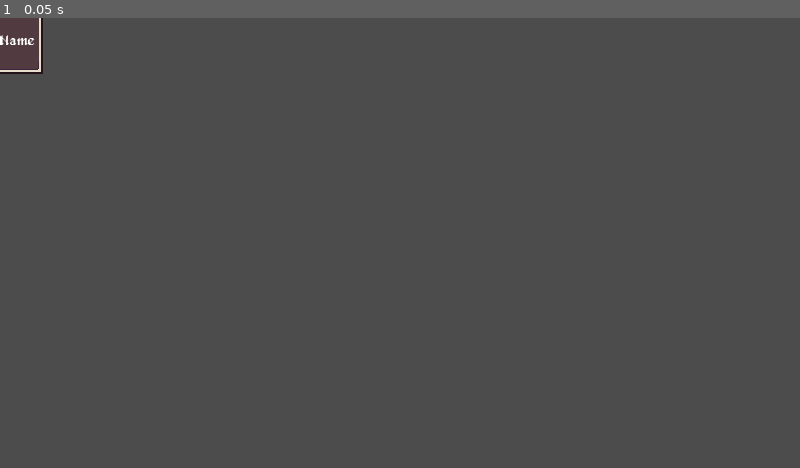
Above: before the commit, frame 1.
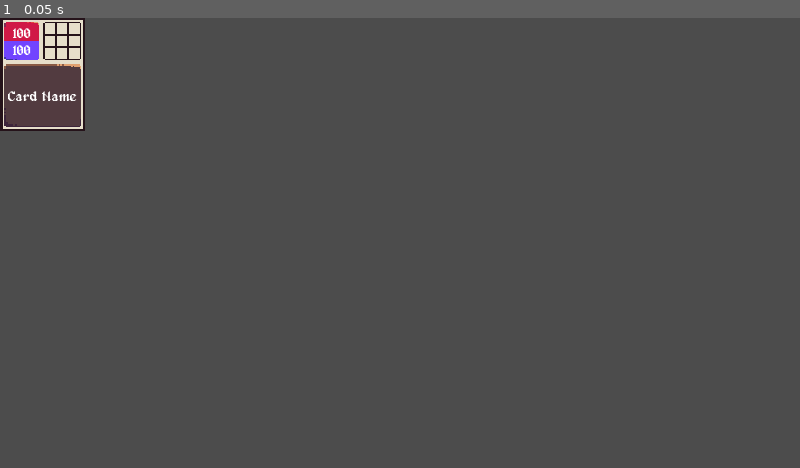
Above: after the commit, the same moment.

Repository: erik-lance/Shiba-Fighters
Game: Godot game, scene res://scenes/ui/card.tscn
The game is run twice, just before and just after one commit, with the same random seed, the same clock (stepped at 60 frames per second) and the same inputs. This scene is started directly instead of the project's main scene.
Inputs:
- Up to frame 1 (0.05 s): no input

The runs differ from the first frame. In frame 1, 1.5% of the frame differs, in the area x 0-11%, y 0-26%.

Commit message:
Moved pivot, grid is now always visible but with alpha 0 due to grid reacting based on visibility as well so this has been fixed

Diff:
--- a/assets/scripts/cards/card_ui.gd
+++ b/assets/scripts/cards/card_ui.gd
@@ -1,21 +1,21 @@
 extends Node2D
 
-onready var card_title = $TextureRect/Title
-onready var hp = $TextureRect/Numbers/HPLabel
-onready var mp = $TextureRect/Numbers/MPLabel
+onready var card_title = $Title
+onready var hp = $Numbers/HPLabel
+onready var mp = $Numbers/MPLabel
 
-onready var grid = $TextureRect/Grid
+onready var grid = $Grid
 
 var grid_space = {
-	0: $TextureRect/Grid/TOP_LEFT,
-	1: $TextureRect/Grid/TOP_CENTER,
-	2: $TextureRect/Grid/TOP_RIGHT,
-	3: $TextureRect/Grid/MID_LEFT,
-	4: $TextureRect/Grid/MID_CENTER,
-	5: $TextureRect/Grid/MID_RIGHT,
-	6: $TextureRect/Grid/BOT_LEFT,
-	7: $TextureRect/Grid/BOT_CENTER,
-	8: $TextureRect/Grid/BOT_RIGHT
+	0: $Grid/TOP_LEFT,
+	1: $Grid/TOP_CENTER,
+	2: $Grid/TOP_RIGHT,
+	3: $Grid/MID_LEFT,
+	4: $Grid/MID_CENTER,
+	5: $Grid/MID_RIGHT,
+	6: $Grid/BOT_LEFT,
+	7: $Grid/BOT_CENTER,
+	8: $Grid/BOT_RIGHT
 }
 
 func set_card_data(card_data):
@@ -26,7 +26,6 @@
 
 	# Check for move tiles
 	for tile in card_data.get_child(0).get_tiles():
-		grid_space[tile].visible = true
 		grid_space[tile].color = Color('#6eff00')
 
 	pass
--- a/scenes/ui/card.tscn
+++ b/scenes/ui/card.tscn
@@ -12,24 +12,16 @@
 size = 8
 font_data = ExtResource( 2 )
 
-[node name="Card" type="Node2D"]
+[node name="Card" type="TextureRect"]
+margin_right = 48.0
+margin_bottom = 64.0
+texture = ExtResource( 1 )
 script = ExtResource( 3 )
-
-[node name="TextureRect" type="TextureRect" parent="."]
-anchor_left = 0.5
-anchor_top = 0.5
-anchor_right = 0.5
-anchor_bottom = 0.5
-margin_left = -24.0
-margin_top = -32.0
-margin_right = 24.0
-margin_bottom = 32.0
-texture = ExtResource( 1 )
 __meta__ = {
 "_edit_use_anchors_": false
 }
 
-[node name="Grid" type="GridContainer" parent="TextureRect"]
+[node name="Grid" type="GridContainer" parent="."]
 margin_left = 25.0
 margin_top = 3.0
 margin_right = 45.0
@@ -41,91 +33,82 @@
 "_edit_use_anchors_": false
 }
 
-[node name="TOP_LEFT" type="ColorRect" parent="TextureRect/Grid"]
-visible = false
+[node name="TOP_LEFT" type="ColorRect" parent="Grid"]
 margin_right = 6.0
 margin_bottom = 6.0
 size_flags_horizontal = 3
 size_flags_vertical = 3
-color = Color( 0.431373, 1, 0, 1 )
+color = Color( 0.431373, 1, 0, 0 )
 
-[node name="TOP_CENTER" type="ColorRect" parent="TextureRect/Grid"]
-visible = false
+[node name="TOP_CENTER" type="ColorRect" parent="Grid"]
 margin_left = 7.0
 margin_right = 13.0
 margin_bottom = 6.0
 size_flags_horizontal = 3
 size_flags_vertical = 3
-color = Color( 0.431373, 1, 0, 1 )
+color = Color( 0.431373, 1, 0, 0 )
 
-[node name="TOP_RIGHT" type="ColorRect" parent="TextureRect/Grid"]
-visible = false
+[node name="TOP_RIGHT" type="ColorRect" parent="Grid"]
 margin_left = 14.0
 margin_right = 20.0
 margin_bottom = 6.0
 size_flags_horizontal = 3
 size_flags_vertical = 3
-color = Color( 0.431373, 1, 0, 1 )
+color = Color( 0.431373, 1, 0, 0 )
 
-[node name="MID_LEFT" type="ColorRect" parent="TextureRect/Grid"]
-visible = false
+[node name="MID_LEFT" type="ColorRect" parent="Grid"]
 margin_top = 7.0
 margin_right = 6.0
 margin_bottom = 13.0
 size_flags_horizontal = 3
 size_flags_vertical = 3
-color = Color( 0.431373, 1, 0, 1 )
+color = Color( 0.431373, 1, 0, 0 )
 
-[node name="MID_CENTER" type="ColorRect" parent="TextureRect/Grid"]
-visible = false
+[node name="MID_CENTER" type="ColorRect" parent="Grid"]
 margin_left = 7.0
 margin_top = 7.0
 margin_right = 13.0
 margin_bottom = 13.0
 size_flags_horizontal = 3
 size_flags_vertical = 3
-color = Color( 0.431373, 1, 0, 1 )
+color = Color( 0.431373, 1, 0, 0 )
 
-[node name="MID_RIGHT" type="ColorRect" parent="TextureRect/Grid"]
-visible = false
+[node name="MID_RIGHT" type="ColorRect" parent="Grid"]
 margin_left = 14.0
 margin_top = 7.0
 margin_right = 20.0
 margin_bottom = 13.0
 size_flags_horizontal = 3
 size_flags_vertical = 3
-color = Color( 0.431373, 1, 0, 1 )
+color = Color( 0.431373, 1, 0, 0 )
 
-[node name="BOT_LEFT" type="ColorRect" parent="TextureRect/Grid"]
-visible = false
+[node name="BOT_LEFT" type="ColorRect" parent="Grid"]
 margin_top = 14.0
 margin_right = 6.0
 margin_bottom = 20.0
 size_flags_horizontal = 3
 size_flags_vertical = 3
-color = Color( 0.431373, 1, 0, 1 )
+color = Color( 0.431373, 1, 0, 0 )
 
-[node name="BOT_CENTER" type="ColorRect" parent="TextureRect/Grid"]
-visible = false
+[node name="BOT_CENTER" type="ColorRect" parent="Grid"]
 margin_left = 7.0
 margin_top = 14.0
 margin_right = 13.0
 margin_bottom = 20.0
 size_flags_horizontal = 3
 size_flags_vertical = 3
-color = Color( 0.431373, 1, 0, 1 )
+color = Color( 0.431373, 1, 0, 0 )
 
-[node name="BOT_RIGHT" type="ColorRect" parent="TextureRect/Grid"]
-visible = false
+[node name="BOT_RIGHT" type="ColorRect" parent="Grid"]
 margin_left = 14.0
 margin_top = 14.0
 margin_right = 20.0
 margin_bottom = 20.0
 size_flags_horizontal = 3
 size_flags_vertical = 3
-color = Color( 0.431373, 1, 0, 1 )
+color = Color( 0.431373, 1, 0, 0 )
 
-[node name="Numbers" type="VBoxContainer" parent="TextureRect"]
+[node name="Numbers" type="VBoxContainer" parent="."]
 margin_left = 2.0
 margin_top = 4.0
 margin_right = 22.0
@@ -136,7 +119,7 @@
 "_edit_use_anchors_": false
 }
 
-[node name="HPLabel" type="Label" parent="TextureRect/Numbers"]
+[node name="HPLabel" type="Label" parent="Numbers"]
 margin_right = 20.0
 margin_bottom = 10.0
 size_flags_vertical = 7
@@ -148,7 +131,7 @@
 "_edit_use_anchors_": false
 }
 
-[node name="MPLabel" type="Label" parent="TextureRect/Numbers"]
+[node name="MPLabel" type="Label" parent="Numbers"]
 margin_top = 10.0
 margin_right = 20.0
 margin_bottom = 20.0
@@ -161,7 +144,7 @@
 "_edit_use_anchors_": false
 }
 
-[node name="Title" type="Label" parent="TextureRect"]
+[node name="Title" type="Label" parent="."]
 anchor_left = 0.5
 anchor_top = 0.5
 anchor_right = 0.5
